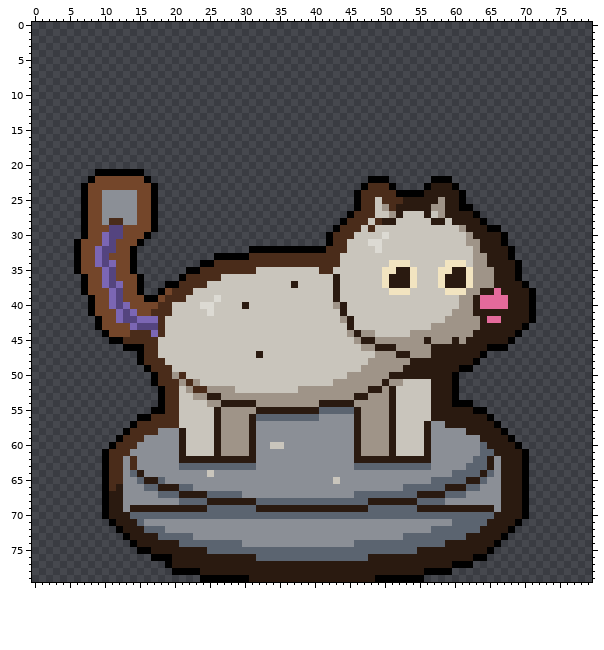
Edited in one commit: pixel-art file (opus-test-run/aseprite/mini-cloud-leopard.aseprite). Above is the file before it was changed.
80x80 pixels, 1 frame.
Now the later version:
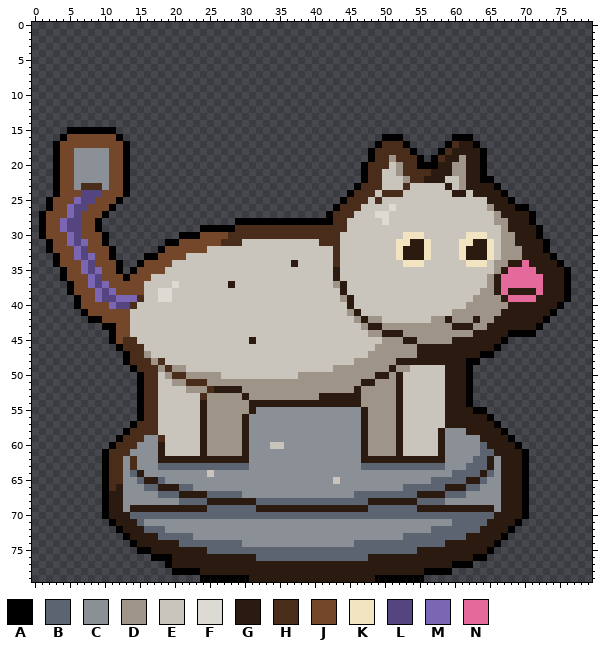
Palette (. is transparent): A #000000  B #5b6470  C #8b8f96  D #9f9488  E #c9c5bc  F #dcdad3  G #2a1a10  H #4a2c1a  J #74462a  K #f2e4c0  L #54447f  M #7b66b4  N #e46a9b
The edit:
Layers "border", "objects":
y 15: x 5..11 ....... -> AAAAAAA
y 16: x 4..12 ......... -> AJJJJJJJA; x 50..52 ... -> AAA; x 60..62 ... -> AAA
y 17: x 3..13 ........... -> AJJJJJJJJJA; x 49..53 ..... -> AHHHA; x 59..63 ..... -> AHGGA
y 18: x 3..13 ........... -> AJJCCCCCJJA; x 48..54 ....... -> AHHHHHA; x 58..64 ....... -> AHGGGGA
y 19: x 3..13 ........... -> AJJCCCCCJJA; x 48..55 ........ -> AHHDHHHA; x 57..64 ........ -> AHGGDGGA
y 20: x 3..13 ........... -> AJJCCCCCJJA; x 47..64 .................. -> AHHHEDHHAAAGGDDGGA
y 21: x 3..12 ......AAAA -> AJJCCCCCJJ; x 14..15 AA -> ..; x 47..64 .................. -> AHHEEDHHHHGGGDDGGA
y 22: x 3..10 .....AJJ -> AJJCCCCC; x 13..16 JJJA -> A...; x 47..65 .AAA......AAA...... -> AHHEEEDHHGGGEEDGGAA
y 23: x 3..10 ....AJJJ -> AJJCHHHC; x 13..17 JJJJA -> A....; x 46..47 .A -> AH; x 50..58 HA....AGG -> EEEHEEEEE; x 60..66 A...... -> EDGGGGA
y 24: x 3..17 ....AJJCCCCCJJA -> AJJJLLLJJJA....; x 45..46 .A -> AH; x 49 H -> E; x 52..59 AAAAGGGG -> HEEEEEEE; x 61..67 A...... -> GEGGGGA
y 25: x 2..8 .....AJ -> AJJJMLL; x 10..17 CCCCCJJA -> JJA.....; x 44..46 ..A -> AHH; x 48..68 HEHHHGGGGGDGGA....... -> EHEEEEEEEEEEEEEEEGGGA
y 26: x 2..7 .....A -> AJJMLL; x 10..17 CCCCCJJA -> JA......; x 43..48 ...AHH -> AHHHEE; x 50..70 DHGGGGGDDGGAA........ -> EFEEEEEEEEEEEEEDGGGAA
y 27: x 1..7 ......A -> AJJJMLJ; x 10..17 CCCCCJJA -> A.......; x 42..52 ...AHHHEEDG -> AHHHEEEFFEE; x 56 G -> E; x 58..71 DGGGGA........ -> EEEEEEEEDGGGGA
y 28: x 1..7 ......A -> AJJMLLJ; x 9..17 JCHHCCJJA -> A........; x 29..47 ...............AHHH -> AAAAAAAAAAAAAAHHEEE; x 49..51 HGG -> EFE; x 57..58 GG -> EE; x 60..71 GGGGA....... -> EEEEEEDDGGGA
y 29: x 1..7 ......A -> AJJMLLJ; x 9..17 JJLLJJJJA -> A........; x 24..43 ...................A -> AAAAAHHHHHHHHHHHHHHH; x 45..46 HH -> EE; x 48 H -> E; x 61..72 DGGGAA...... -> EEEEEEDGGGGA
y 30: x 1..7 ......A -> AJJJMLJ; x 10..16 MLLJJJA -> A......; x 21..42 .....................A -> AAAJJJJHHHHHHHHHHHHHHH; x 44..45 HH -> EE; x 50 F -> E; x 53..55 EEE -> KKK; x 62..72 DGGGGA..... -> KKKEEDDGGGA
y 31: x 2..7 ....AJ -> AJJMLM; x 10..15 MLJJJA -> A.....; x 19..42 .......................A -> AAJJJJJJHHHEEEEEEEEEEEHH; x 44 H -> E; x 48..49 FF -> EE; x 52..56 EEEEE -> KKGGK; x 61..63 EDD -> KKG; x 65..73 GGA...... -> KEDDGGGGA
y 32: x 2..7 ....AJ -> AJJJML; x 9..14 MLLJJA -> JJA...; x 18..42 .............AAAAAAAAAAAH -> AJJJJJJEEEEEEEEEEEEEEEEEE; x 44 H -> E; x 49 F -> E; x 52..56 EEEEE -> KGGGK; x 61..63 EED -> KGG; x 65..73 GGGA..... -> KEDDDGGGA
y 33: x 3..14 ...AJJMLJJJA -> AJJMLMJJA...; x 16..42 ..........AAAAAHHHHHHHHHHHH -> AAJJJJEEEEEEEEEEEEEEEEEEEEE; x 52..56 EEEEE -> KGGGK; x 61..74 EEDDGGGA...... -> KGGGKEDDDGGGGA
y 34: x 3..42 ...AJJMLMJJA.........AAHHHHHHHHHHHHHHHHH -> AJJJMLJJJA..AJJJJEEEEEEEEEEEEEEEEEGEEEEE; x 51..52 KK -> EE; x 54..55 EE -> KK; x 59..67 KKKEDDGGG -> EEEKKKEDD; x 69..75 A...... -> GNGGGGA
y 35: x 4..13 ..AJJJMLJJ -> AJJMLMJJA.; x 15..31 .......AAHHHHHHHH -> JJJJEEEEEEEEEEEEE; x 41..43 HHE -> EEG; x 50..54 KKGGK -> EEEEE; x 58..66 KKGGKDDDG -> EEEEEEEED; x 68..76 GA....... -> NNNNGGGGA
y 36: x 4..11 ...AJJML -> AJJJMLJJ; x 13 J -> A; x 15..26 A.....AHHHHH -> JJEEEEEEEEEE; x 50..54 KGGGK -> EEEEE; x 58..64 KGGGKDD -> EEEEEEE; x 67..76 GGA....... -> NNNNNNGGGA
y 37: x 5..9 ..AJJ -> AJJML; x 11..12 LM -> JJ; x 15..24 A...AAHHHH -> JEEEEFEEEE; x 28 E -> G; x 37 G -> E; x 43..44 GE -> DG; x 50..54 KGGGK -> EEEEE; x 58..64 KGGGKDD -> EEEEEEE; x 67..76 GGGA...... -> NNNNNNGGGA
y 38: x 5..7 ..A -> AJJ; x 9..10 JJ -> ML; x 12 L -> J; x 15..22 A..AJHHH -> JEEFFEEE; x 43..44 GE -> EG; x 51..53 KKK -> EEE; x 59..67 KKKDDGGNG -> EEEEEDDGN; x 71..76 A..... -> GNGGGA
y 39: x 6..21 ..AJJMLJJJAAJHHH -> AJJMLLMMMHEEFFEE; x 26 F -> E; x 43..45 GEE -> EDG; x 61..76 DDGNNNNGGGA..... -> EEDDDDGNNNNGGGGA
y 40: x 6..8 ..A -> AJJ; x 13..19 MJJJJHH -> LHEEEEE; x 24..25 FF -> EE; x 30 G -> E; x 43..45 DGE -> EEG; x 61 D -> E; x 63..67 GNNNN -> DDDDD; x 71..75 A.... -> GGGGA
y 41: x 7..8 .A -> AJ; x 12..19 MLMJJHHH -> JJEEEEEE; x 25 F -> E; x 44..46 GEE -> EDG; x 63..66 GGGG -> DDDD; x 71..74 A... -> GGGA
y 42: x 8 . -> A; x 12..18 MLLMMMH -> JJEEEEE; x 44..49 DGEEEE -> EEDGDD; x 57..59 EED -> DDG; x 63..66 DGNN -> GDDG; x 71..73 A.. -> GGA
y 43: x 9..11 AJJ -> .AA; x 14..18 MLLLH -> EEEEE; x 45 G -> E; x 47..56 EEEEEEEEEE -> DGGDDDDDDD; x 60..62 DDD -> GGG; x 64 G -> D; x 70..72 A.. -> GGA
y 44: x 10..11 AJ -> .A; x 14..18 HHHMH -> EEEEE; x 45..47 DGD -> EEE; x 49..53 EEEEE -> DGGGD; x 68 G -> A; x 70..71 .. -> AA
y 45: x 12 A -> J; x 15..17 HHH -> EEE; x 31 E -> G; x 46..49 DGGD -> EEEE; x 53..54 DD -> GG; x 56 G -> D; x 61 D -> G; x 67..68 GA -> A.
y 46: x 12..17 .AAAHH -> AHHHEE; x 47..51 DDGGG -> EEDDD; x 55..56 DD -> GG; x 65 A -> G; x 67 A -> .
y 47: x 13..17 ..AHH -> AHHDE; x 32 G -> E; x 48 E -> D; x 52..53 GG -> DD; x 55..56 DD -> GG; x 65 . -> A
y 48: x 13..15 ..A -> AHH; x 17 H -> D; x 46..47 EE -> DD; x 52..53 DD -> GG; x 62 G -> A
y 49: x 14..16 ..A -> AHH; x 18 H -> D; x 20..21 EE -> DD; x 43..46 EEEE -> DDDD; x 51 D -> G; x 53..58 GGGGGG -> DEEEEE; x 61 A -> G
y 50: x 15..20 ..AHHD -> AHHEDH; x 22..26 EEEEE -> DDDDD; x 38..44 EEEEEEE -> DDDDDDD; x 49..51 DDG -> GGD; x 53..58 GGGGGG -> EEEEEE; x 60..62 A.. -> GGA
y 51: x 15..20 ..AHHH -> AHHEED; x 23..42 DEEEEEEEEEEEEEEEEEEE -> HHDDDDDDDDDDDDDDDDDD; x 47..48 DD -> GG; x 50 G -> D; x 52 D -> G; x 57..58 GG -> EE; x 60..62 A.. -> GGA
y 52: x 15..20 ...AHH -> AHHEEE; x 23..37 HHDDDDEEEEEEEEE -> DDHGGGGDDDDDDDD; x 46 D -> G; x 48..49 GG -> DD; x 51..52 GE -> DG; x 57..58 GG -> EE; x 60..62 A.. -> GGA
y 53: x 15..20 ...AHH -> AHHEEE; x 23..26 DDGG -> EHDD; x 30 D -> G; x 41..45 DDDDD -> GGGGG; x 47 G -> D; x 51..52 GE -> DG; x 57..58 GG -> EE; x 60..62 A.. -> GGA
y 54: x 15..20 ...AHH -> AHHEEE; x 24 E -> G; x 27..30 GGGG -> DDDD; x 32..40 DDDDDDDDD -> GGGGGGGGG; x 46 D -> G; x 51..52 GE -> DG; x 57..58 GG -> EE; x 60..61 AA -> GG
y 55: x 15..20 ..AAHH -> AHHEEE; x 24..26 EEG -> GDD; x 31..47 DGGGGGGGGGBBBBBGD -> GCCCCCCCCCCCCCCCG; x 51..52 GE -> DG; x 57..58 GG -> EE
y 56: x 16 A -> H; x 18..20 HHH -> EEE; x 24..26 EEG -> GDD; x 30..40 DGBBBBBBBBB -> GCCCCCCCCCC; x 46..47 GD -> CG; x 51..52 GE -> DG; x 57..58 GG -> EE
y 57: x 18..20 HHH -> EEE; x 24..26 EEG -> GDD; x 30..31 DG -> GC; x 46..47 GD -> CG; x 51..52 GE -> DG; x 56..58 GCC -> EEE
y 58: x 18..21 CCCG -> EEEE; x 24..26 EEG -> GDD; x 30..31 DG -> GC; x 46..47 GD -> CG; x 51..52 GE -> DG; x 56..58 GCC -> EEG
y 59: x 18..21 CCCG -> HEEE; x 24..26 EEG -> GDD; x 30..31 DG -> GC; x 46..47 GD -> CG; x 51..52 GE -> DG; x 56..58 GCC -> EEG
y 60..61: x 18..21 CCCG -> GEEE; x 24..26 EEG -> GDD; x 30..31 DG -> GC; x 46..47 GD -> CG; x 51..52 GE -> DG; x 56..58 GCC -> EEG
y 62: x 18..20 CCC -> GGG; x 31 G -> C; x 46 G -> C; x 57..58 CC -> GG
y 63: x 18..20 CCC -> BBB; x 31 B -> C; x 46 B -> C; x 57..58 CC -> BB
Where, in picture pixels (left, top, right, bottom), the same in both pictures:
changed: (39, 127, 571, 470)
